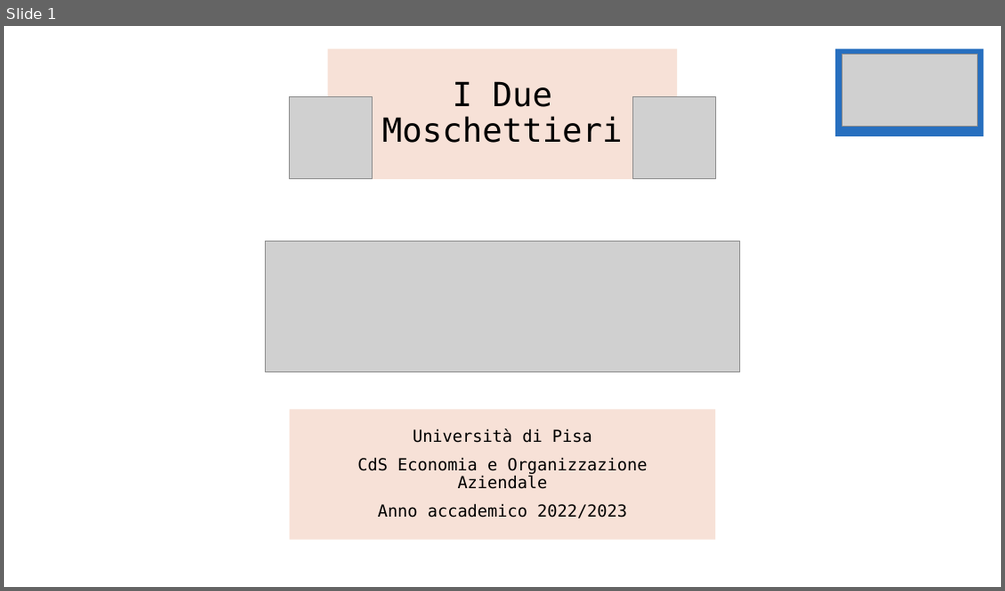
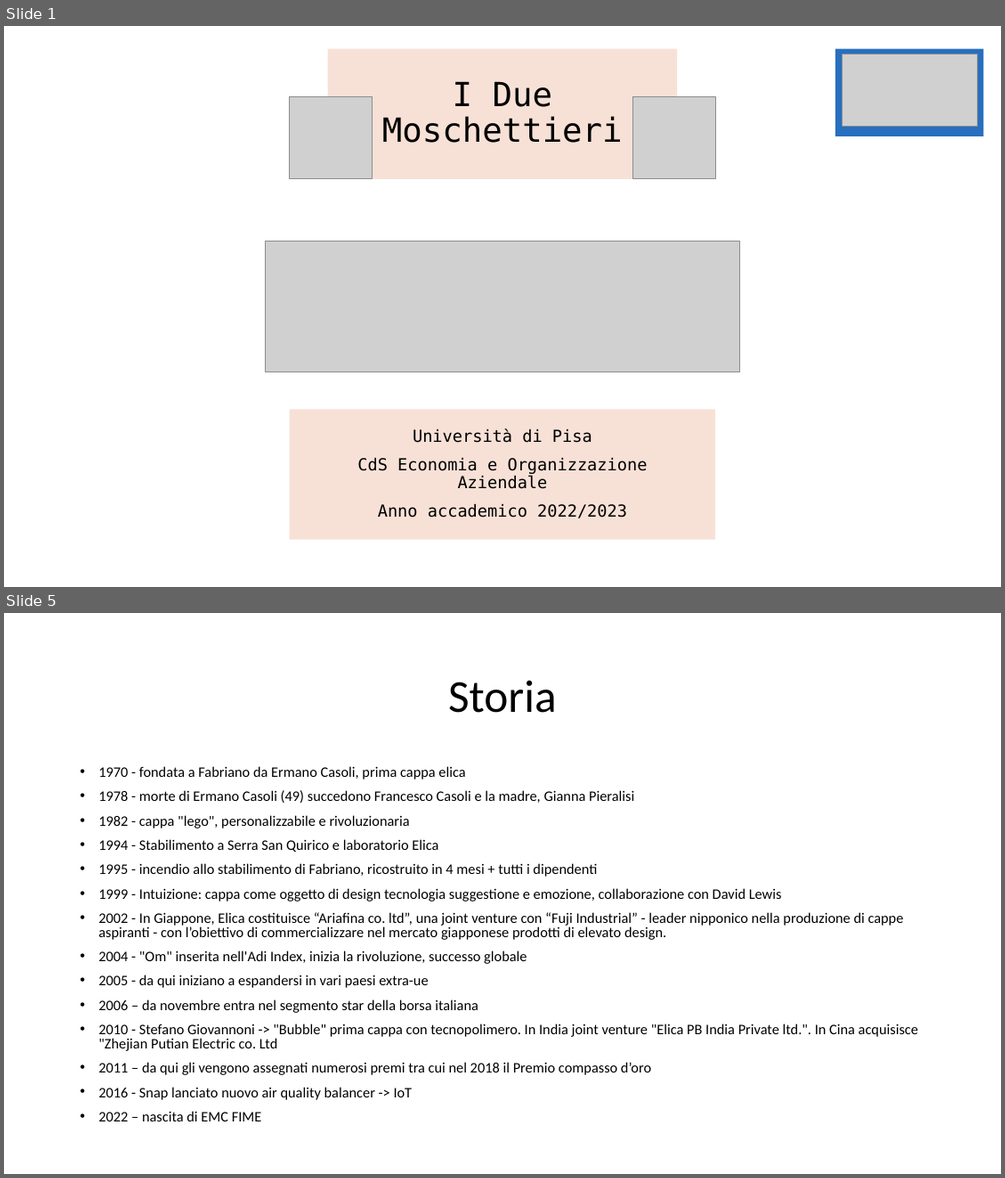
Before and after one commit to OMGitsDrake/PWEOA23-IDueMoschettieri, a slide deck: I Due Moschettieri.pptx. Shown one above the other, each under a label of ours: slide 1 before the commit, slides 1 and 5 after it; the slides between them are not shown. The pictures are 1005x591 and 1005x1178 pixels, drawn with LibreOffice and Linux fonts; fonts in the diff are those of the drawing; grey boxes stand for pictures. Boxes give left, top, right and bottom in pixels: in the first picture for what was removed or moved away, otherwise in the second. Text is boxed around its words. In the diff, an @@ line names an element or a change of style, - is before the commit and + after.

Commit message:
Prime modifiche alla logica della presentazione

```diff
--- a/I Due Moschettieri.pptx
+++ b/I Due Moschettieri.pptx
@@ slide 5 added at box(4, 613, 1001, 1174), background #FFFFFF @@
@@ title added at box(448, 680, 557, 713), 44 pt, text #000000 @@
+Storia
@@ text added at box(98, 766, 918, 1121), 14 pt, text #000000 @@
+• 1970 - fondata a Fabriano da Ermano Casoli, prima cappa elica
+• 1978 - morte di Ermano Casoli (49) succedono Francesco Casoli e la madre, Gianna Pieralisi
+• 1982 - cappa "lego", personalizzabile e rivoluzionaria
+• 1994 - Stabilimento a Serra San Quirico e laboratorio Elica
+• 1995 - incendio allo stabilimento di Fabriano, ricostruito in 4 mesi + tutti i dipendenti
+• 1999 - Intuizione: cappa come oggetto di design tecnologia suggestione e emozione, collaborazione con David Lewis
+• 2002 - In Giappone, Elica costituisce “Ariafina co. ltd”, una joint venture con “Fuji Industrial” - leader nipponico nella produzione di cappe aspiranti - con l’obiettivo di commercializzare nel mercato giapponese prodotti di elevato design.
+• 2004 - "Om" inserita nell'Adi Index, inizia la rivoluzione, successo globale
+• 2005 - da qui iniziano a espandersi in vari paesi extra-ue
+• 2006 – da novembre entra nel segmento star della borsa italiana
+• 2010 - Stefano Giovannoni -> "Bubble" prima cappa con tecnopolimero. In India joint venture "Elica PB India Private ltd.". In Cina acquisisce "Zhejian Putian Electric co. Ltd
+• 2011 – da qui gli vengono assegnati numerosi premi tra cui nel 2018 il Premio compasso d’oro
+• 2016 - Snap lanciato nuovo air quality balancer -> IoT
+• 2022 – nascita di EMC FIME
```
Also in this commit, not shown: 7 other slides added, 1 slide removed.
